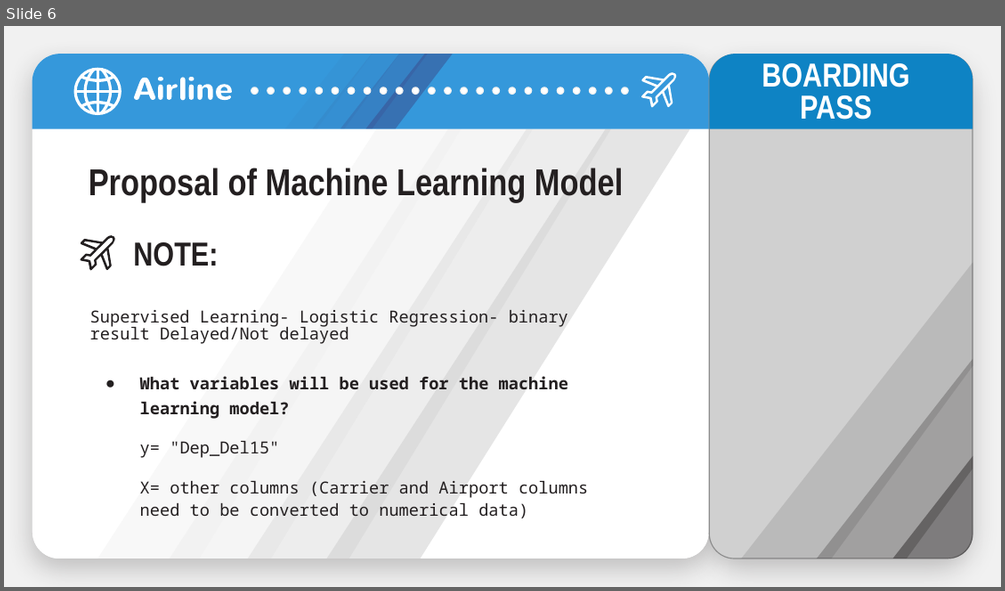
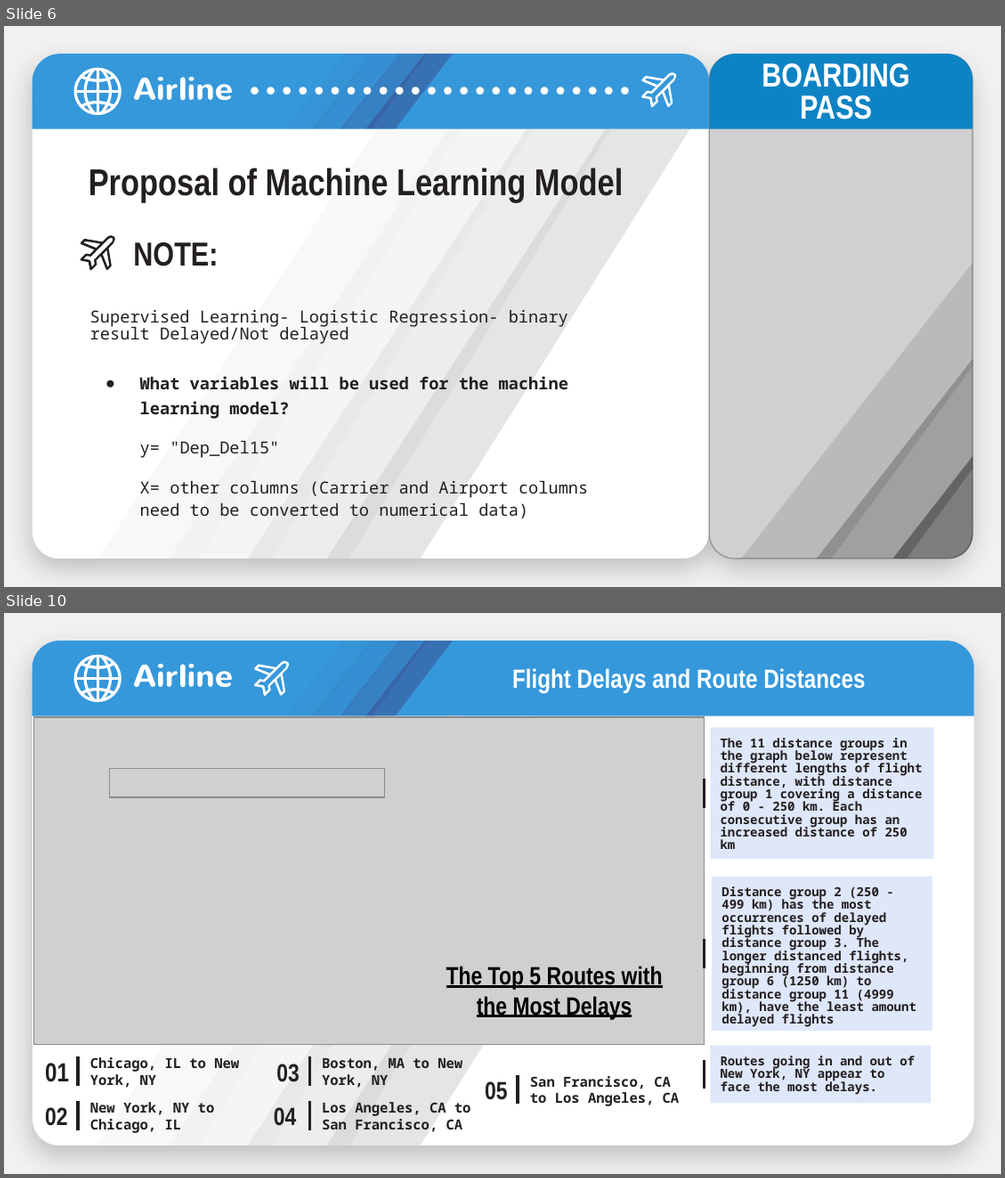
Before and after one commit to gdevashrayee/capstone_project-airline-delays, a slide deck: Airline Delays Powerpoint/AIRLINE DELAYS.pptx. Shown one above the other, each under a label of ours: slide 6 before the commit, slides 6 and 10 after it; the slides between them are not shown. The pictures are 1005x591 and 1005x1178 pixels, drawn with LibreOffice and Linux fonts; fonts in the diff are those of the drawing; grey boxes stand for pictures. Boxes give left, top, right and bottom in pixels: in the first picture for what was removed or moved away, otherwise in the second. Text is boxed around its words. In the diff, an @@ line names an element or a change of style, - is before the commit and + after.

```diff
--- a/Airline Delays Powerpoint/AIRLINE DELAYS.pptx
+++ b/Airline Delays Powerpoint/AIRLINE DELAYS.pptx
@@ slide 10 added at box(4, 613, 1001, 1174), background #F1F1F1; not listed: 8 template elements that a slide beside it also shows @@
@@ round same rect added at box(32, 641, 974, 715), fill #3598DB @@
@@ rounded rectangle added at box(32, 641, 974, 1145), fill #FFFFFF @@
@@ group added at box(134, 664, 232, 687): 6 freeform shapes, 1 rounded rectangle @@
@@ freeform shape added at box(254, 661, 289, 696), fill #FFFFFF @@
@@ group added at box(72, 655, 123, 703): 7 freeform shapes @@
@@ text added at box(512, 668, 865, 693), 19 pt, text #FFFFFF, bold @@
+Flight Delays and Route Distances
@@ picture added at box(34, 716, 704, 1044) @@
@@ subtitle added at box(710, 728, 933, 860), fill #DFE7FA, 9 pt, text #231F20, bold @@
+The 11 distance groups in the graph below represent different lengths of flight distance, with distance group 1 covering a distance of 0 - 250 km. Each consecutive group has an increased distance of 250 km
@@ picture added at box(110, 769, 385, 797) @@
@@ line added from (704, 807) to (704, 779), #231F20 2.25 pt @@
@@ subtitle added at box(712, 876, 932, 1030), fill #DFE7FA, 9 pt, text #231F20, bold @@
+Distance group 2 (250 - 499 km) has the most occurrences of delayed flights followed by distance group 3. The longer distanced flights, beginning from distance group 6 (1250 km) to distance group 11 (4999 km), have the least amount delayed flights
@@ line added from (704, 968) to (704, 939), #231F20 2.25 pt @@
@@ text added at box(446, 965, 663, 1019), 18 pt, text #000000, bold, underline @@
+The Top 5 Routes with the Most Delays
@@ title added at box(45, 1062, 69, 1082), 19 pt, text #231F20, bold @@
+01
@@ line added from (78, 1086) to (78, 1056), #231F20 2.25 pt @@
@@ title added at box(90, 1057, 239, 1087), 10 pt, text #231F20, bold @@
+Chicago, IL to New York, NY
@@ title added at box(276, 1063, 299, 1082), 18 pt, text #231F20, bold @@
+03
@@ line added from (310, 1086) to (310, 1056), #231F20 2.25 pt @@
@@ title added at box(322, 1058, 462, 1087), 10 pt, text #231F20, bold @@
+Boston, MA to New York, NY
@@ line added from (704, 1088) to (704, 1060), #231F20 2.25 pt @@
@@ subtitle added at box(710, 1046, 930, 1103), fill #DFE7FA, 9 pt, text #231F20, bold @@
+Routes going in and out of New York, NY appear to face the most delays.
@@ title added at box(485, 1081, 508, 1100), 18 pt, text #231F20, bold @@
+05
@@ line added from (518, 1103) to (518, 1075), #231F20 2.25 pt @@
@@ title added at box(530, 1076, 680, 1106), 10 pt, text #231F20, bold @@
+San Francisco, CA to Los Angeles, CA
@@ title added at box(45, 1107, 68, 1126), 18 pt, text #231F20, bold @@
+02
@@ line added from (78, 1130) to (78, 1101), #231F20 2.25 pt @@
@@ title added at box(90, 1102, 215, 1133), 10 pt, text #231F20, bold @@
+New York, NY to Chicago, IL
@@ title added at box(274, 1107, 297, 1126), 18 pt, text #231F20, bold @@
+04
@@ line added from (310, 1130) to (310, 1101), #231F20 2.25 pt @@
@@ title added at box(322, 1102, 471, 1132), 10 pt, text #231F20, bold @@
+Los Angeles, CA to San Francisco, CA
```
Also in this commit, not shown: 4 slides changed, 2 other slides added, 1 slide removed, 1 other file.
